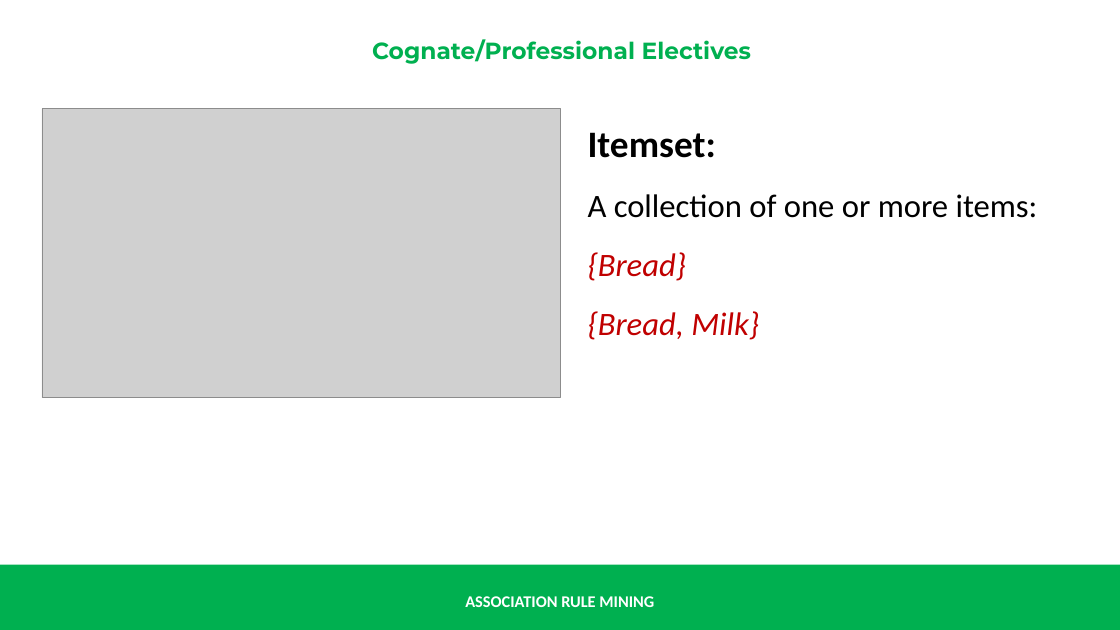
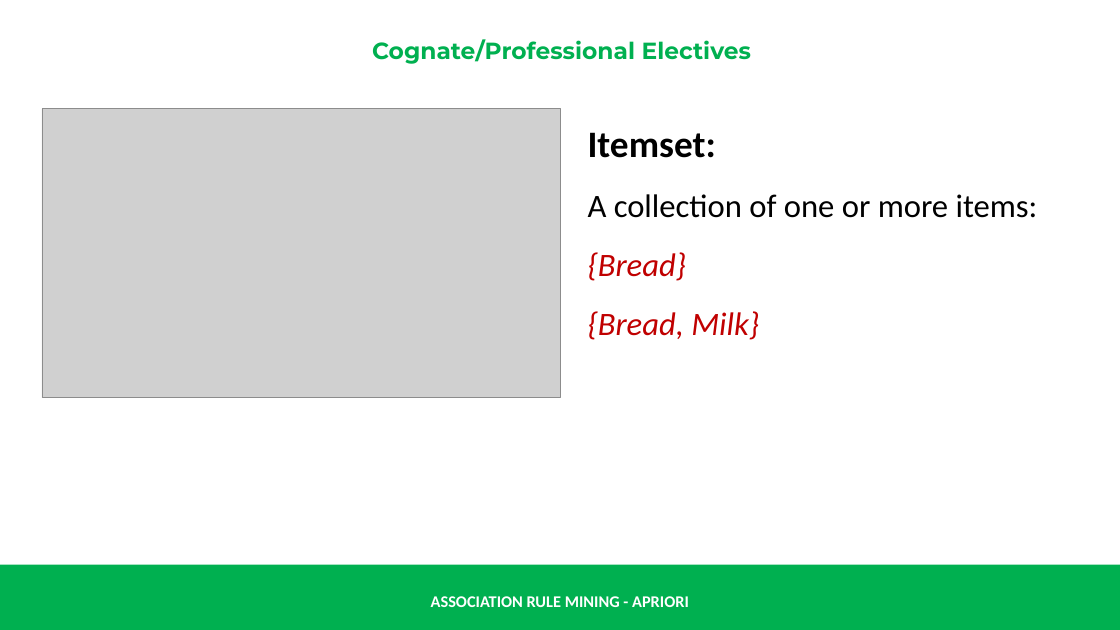
Before and after one commit to renatomaaliw3/public_files, a slide deck: slide 5 of CPE Electives (1 - 3)/01. Lectures Notebook/00. Presentations & Text Books/01. Electives 1 to 3/30. Association Rule Mining & Apriori.pptx. Drawn at 1120x630 pixels with LibreOffice and Linux fonts; fonts in the diff are those of the drawing; grey boxes stand for pictures. Boxes give left, top, right and bottom in pixels: in the first picture for what was removed or moved away, otherwise in the second. Text is boxed around its words. In the diff, an @@ line names an element or a change of style, - is before the commit and + after.

```diff
--- a/CPE Electives (1 - 3)/01. Lectures Notebook/00. Presentations & Text Books/01. Electives 1 to 3/30. Association Rule Mining & Apriori.pptx
+++ b/CPE Electives (1 - 3)/01. Lectures Notebook/00. Presentations & Text Books/01. Electives 1 to 3/30. Association Rule Mining & Apriori.pptx
@@ text at box(431, 596, 689, 607): text changed @@
-ASSOCIATION RULE MINING
+ASSOCIATION RULE MINING - APRIORI
```
Also in this commit, not shown: 29 other slides changed, 4 other files.
